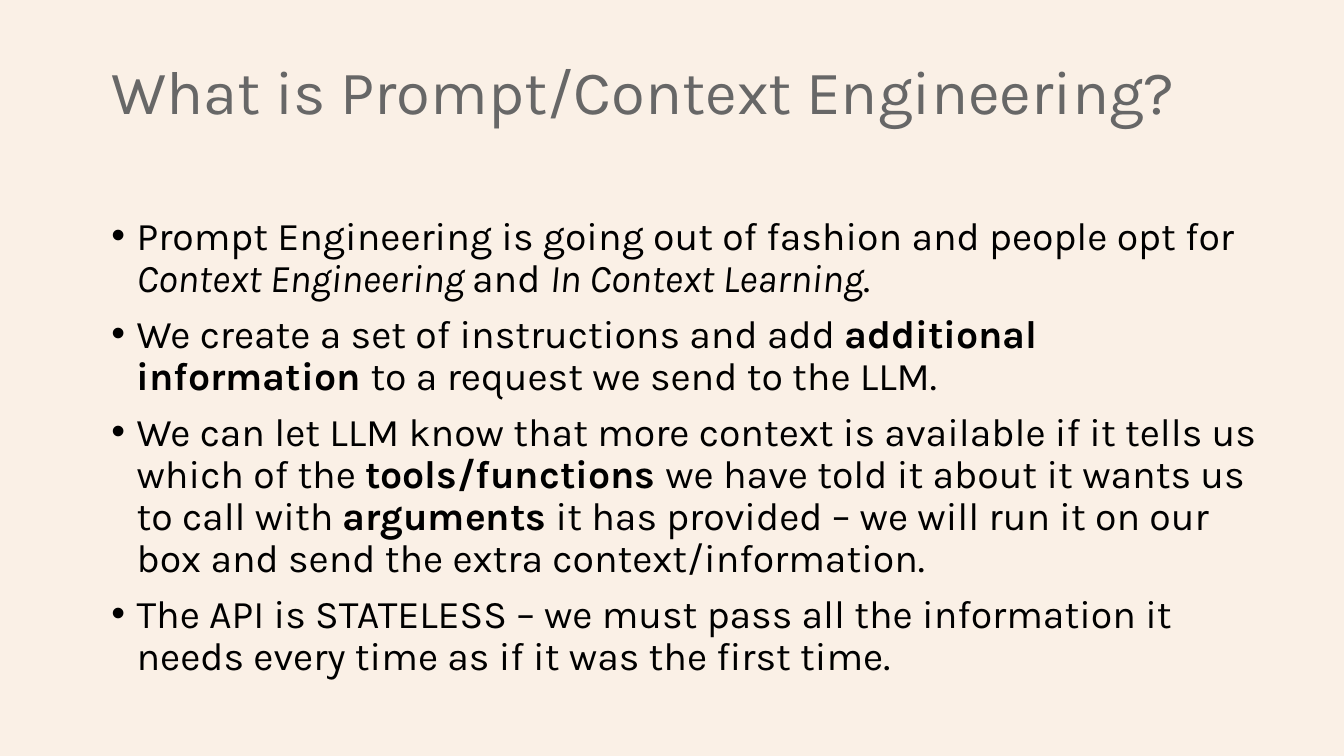
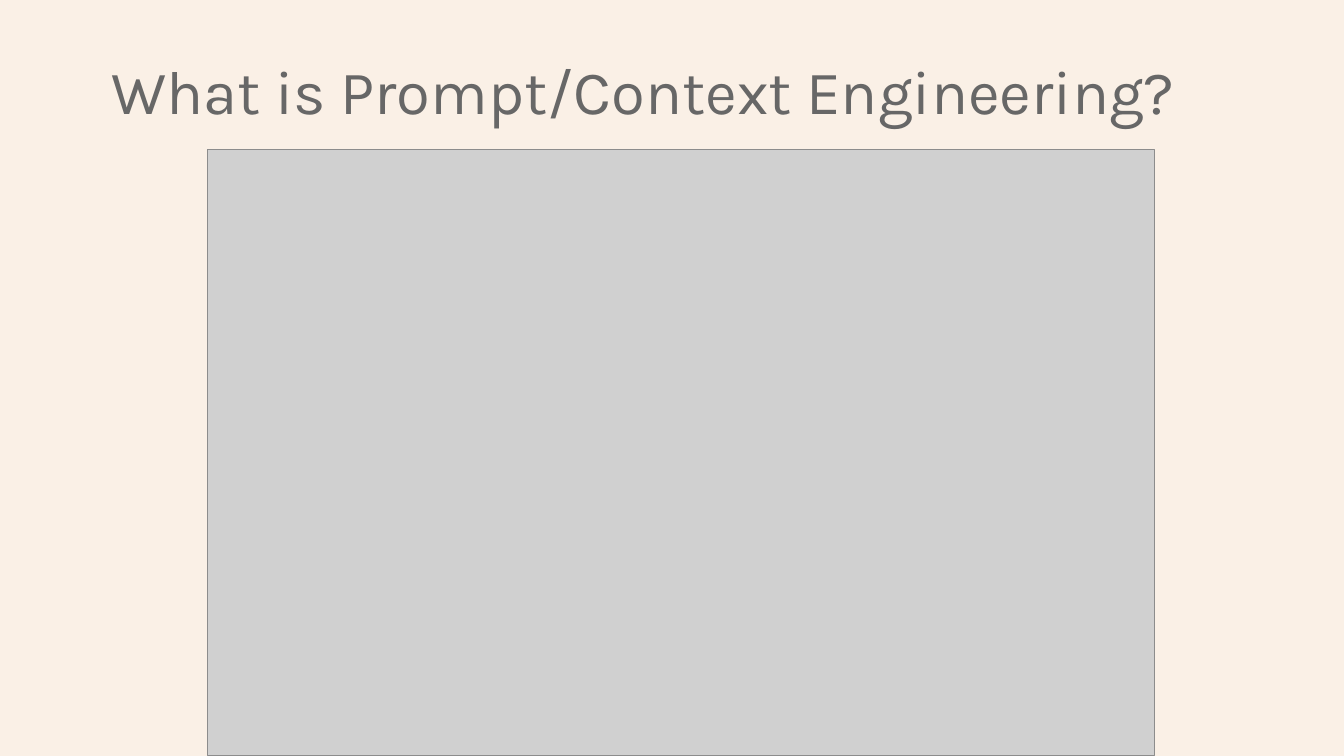
Before and after one commit to Python-Test-Engineer/eval-framework, a slide deck: slide 13 of PYDATA_SOUTHAMPTON_16SEP2025.pptx (slide 12 before the commit). Drawn at 1344x756 pixels with LibreOffice and Linux fonts; fonts in the diff are those of the drawing; grey boxes stand for pictures. Boxes give left, top, right and bottom in pixels: in the first picture for what was removed or moved away, otherwise in the second. Text is boxed around its words. In the diff, an @@ line names an element or a change of style, - is before the commit and + after.

```diff
--- a/PYDATA_SOUTHAMPTON_16SEP2025.pptx
+++ b/PYDATA_SOUTHAMPTON_16SEP2025.pptx
@@ picture added at <box>208,149,1154,756</box> @@
@@ text removed at <box>137,223,1256,680</box> @@
-• Prompt Engineering is going out of fashion and people opt for Context Engineering and In Context Learning.
-• We create a set of instructions and add additional information to a request we send to the LLM.
-• We can let LLM know that more context is available if it tells us which of the tools/functions we have told it about it wants us to call with arguments it has provided – we will run it on our box and send the extra context/information.
-• The API is STATELESS – we must pass all the information it needs every time as if it was the first time.
```
Also in this commit, not shown: 1 slide added.
